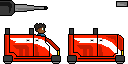
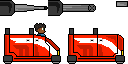
Layers edited between the first and the second 128 x 64 image:
added layer "Gatling" above "Cannon" over [48, 0, 96, 16]
painted on "Cannon" over [48, 0, 96, 16]
painted on "Head" over [48, 0, 96, 16]
painted on "Coutour" (1st of 2, in "AdditionalCar") over [48, 0, 96, 16]
painted on "Coutour" (2nd of 2, in "MainCar") over [48, 0, 96, 16]
